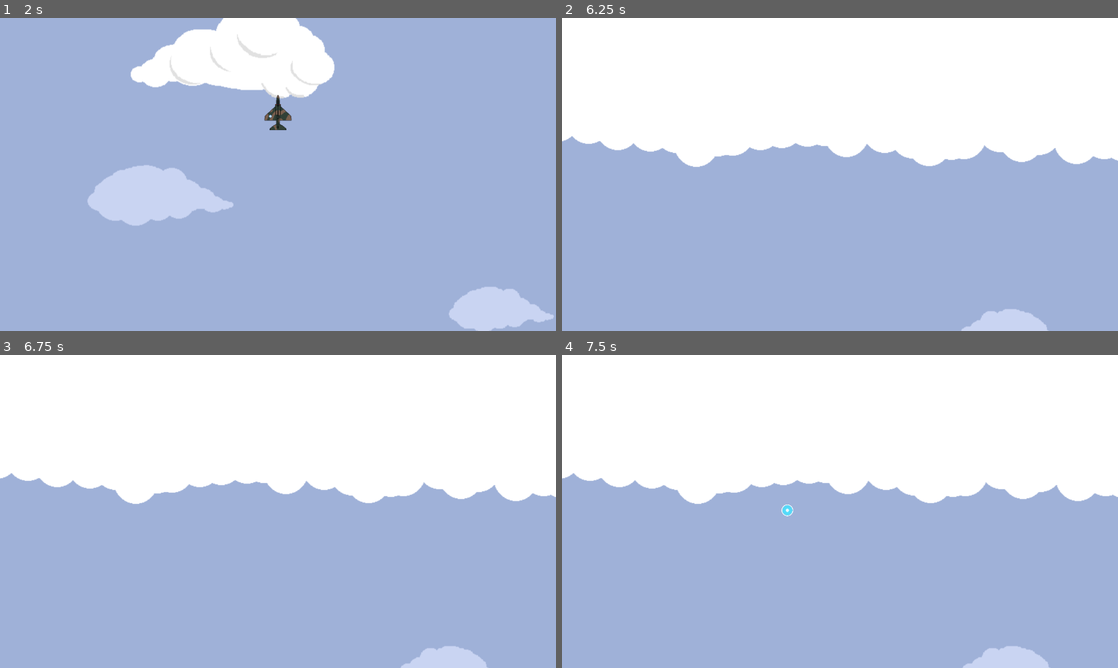
Above: before the commit, frames 1-4 (two rows, left to right).
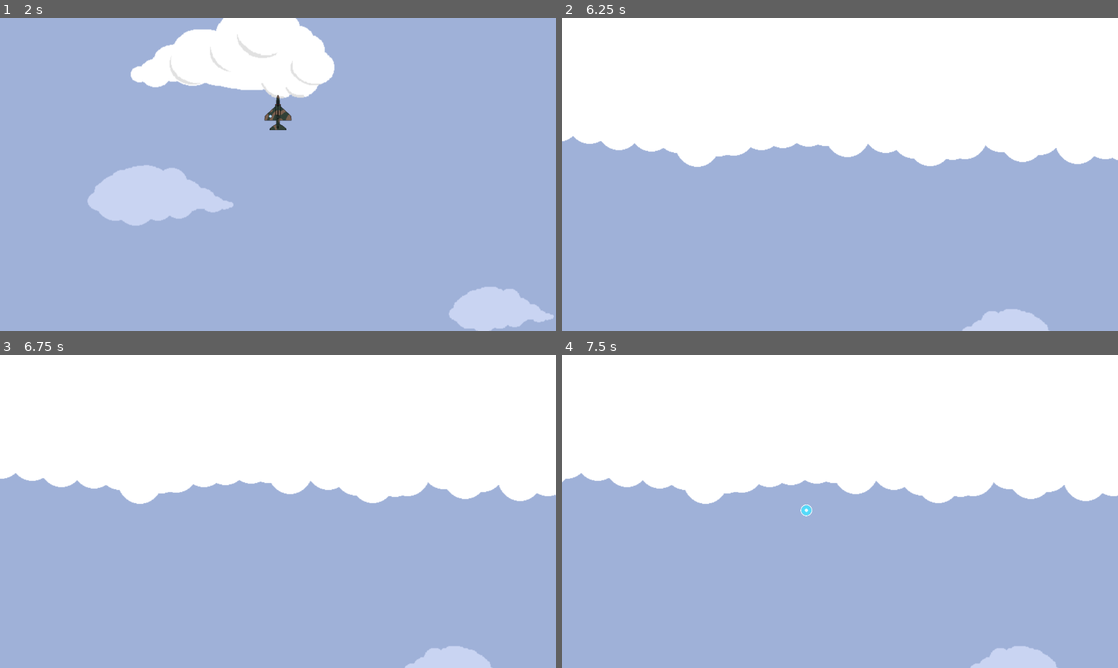
Above: after the commit, the same moments.

Repository: NicolasLaure/AceStrider
Game: Godot game, scene res://Scenes/nico_test_scene.tscn
Same seed, same stepped clock (60 frames per second), same inputs: the game is played once before the commit and once after it.
Inputs:
- Up to frame 1 (2 s): hold W (Thrust) from 0.53 s (still down); tap Space (Shoot) at 0.6, 1.35 s
- Up to frame 2 (6.25 s): release W (Thrust) at 2.03 s; hold A 2.03-4.28 s; tap Space (Shoot) every 0.75 s from 2.1 to 5.85 s; hold D 4.28-5.03 s; hold W (Thrust) 5.03-5.78 s; hold D from 5.78 s (still down)
- Up to frame 3 (6.75 s): keep holding D; tap Space (Shoot) at 6.6 s
- Up to frame 4 (7.5 s): keep holding D; tap Space (Shoot) at 7.35 s

Frame 1 is identical in both runs. In frame 2, 0.2% of the frame differs, in the area x 0-100%, y 37-100%; in frame 3, 0.7%; in frame 4, 1.3%.

Commit message:
Add Friction as a modifiable from the editor variable

Diff:
--- a/Scenes/PlayerController.gd
+++ b/Scenes/PlayerController.gd
@@ -1,6 +1,7 @@
 extends CharacterBody2D
 
 @export var speed: float;
+@export var friction: float;
 @export var maxSpeed: float;
 @export var gravity: float;
 @export var rotation_speed: float;
@@ -19,9 +20,9 @@
 		velocity.x += dir.x * speed * delta;
 	else:
 		if(velocity.x < 0):
-			velocity.x += 1 * speed / 4 * delta;
+			velocity.x += friction * delta;
 		elif(velocity.x > 0):
-			velocity.x += -1 * speed / 4 * delta;
+			velocity.x -= friction * delta;
 
 	velocity.x = clampf(velocity.x, maxSpeed * -1, maxSpeed);
 	velocity.y = clampf(velocity.y, maxSpeed * -1, maxSpeed);
--- a/Scenes/nico_test_scene.tscn
+++ b/Scenes/nico_test_scene.tscn
@@ -21,6 +21,7 @@
 floor_stop_on_slope = false
 script = ExtResource("6_3xnl4")
 speed = 500.0
+friction = 50.0
 maxSpeed = 500.0
 gravity = 150.0
 rotation_speed = 250.0
--- a/Scripts/Bullet.tscn
+++ b/Scripts/Bullet.tscn
@@ -8,12 +8,8 @@
 var dir = Vector2(0,0);
 var speed = 500;
 
-# Get the gravity from the project settings to be synced with RigidBody nodes.
-var gravity = ProjectSettings.get_setting(\"physics/2d/default_gravity\")
-
-
 func _physics_process(delta):
-	var collision_info = move_and_collide(dir.normalized() * delta * speed);
+	translate(dir.normalized() * delta * speed);
 "
 
 [sub_resource type="CircleShape2D" id="CircleShape2D_gorws"]
